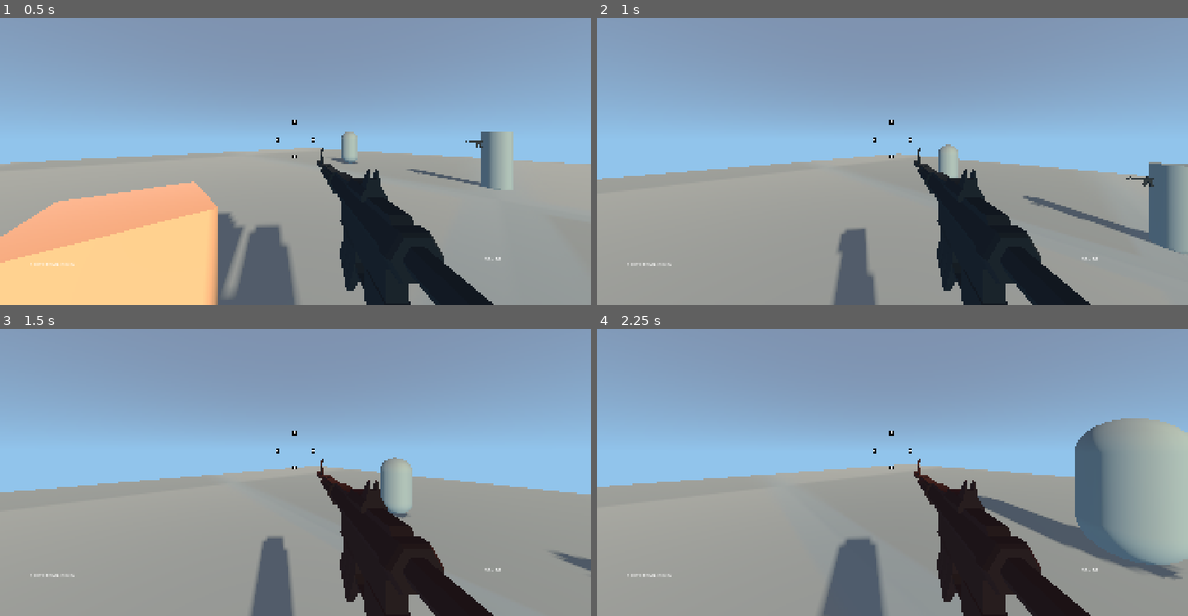
Above: before the commit, frames 1-4 (two rows, left to right).
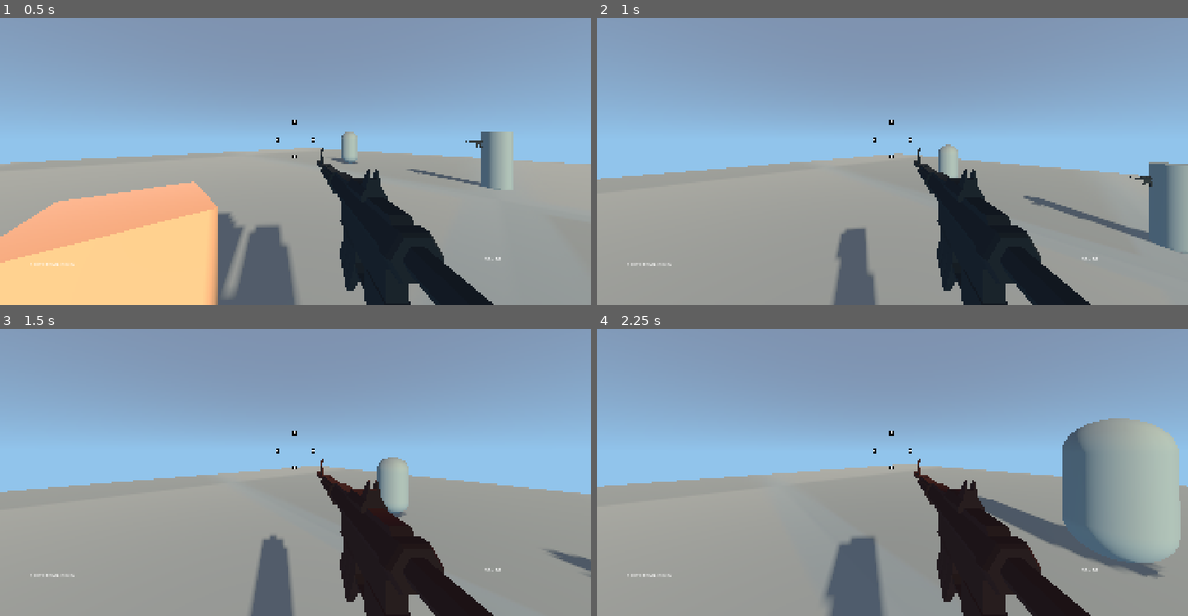
Above: after the commit, the same moments.

Repository: coreyames/my-fps-template
Game: Godot game, scene res://scenes/world_root.tscn
Two runs of this game, one before a commit and one after it. Both use one fixed random seed, a clock stepped at 60 frames per second and the inputs below.
Inputs (mouse positions are in pixels of both pictures, inside the frame that each line leads up to):
- Up to frame 1 (0.5 s): no input
- Up to frame 2 (1 s): tap Enter at 0.5 s; move the mouse to (922, 138) at 0.52 s; hold W (fwd) from 0.53 s (still down); tap S (bwd) at 0.6 s; tap Space (jump) at 0.77 s
- Up to frame 3 (1.5 s): keep holding W (fwd); move the mouse to (265, 452) at 1.27 s; tap Q (switch_equipped) at 1.35 s
- Up to frame 4 (2.25 s): keep holding W (fwd); tap Space (jump) at 1.52 s; move the mouse to (904, 443) at 2.02 s; click (904, 443) at 2.1 s

Frame 1 is identical in both runs. In frame 2, 0.1% of the frame differs, in the area x 0-100%, y 47-85%; in frame 3, 0.5%; in frame 4, 4.5%, in the area x 1-100%, y 31-100%.

Commit message:
messing with air physics; disabled control after jump, added air decel

Diff:
--- a/project.godot
+++ b/project.godot
@@ -17,6 +17,7 @@
 config/name="fps-bare-bones"
 run/main_scene="uid://djqwn6k0ocdt"
 config/features=PackedStringArray("4.6", "Forward Plus")
+run/max_fps=144
 
 [autoload]
 
@@ -91,3 +92,7 @@
 "events": [Object(InputEventKey,"resource_local_to_scene":false,"resource_name":"","device":-1,"window_id":0,"alt_press …(192 unchanged characters)…
 ]
 }
+
+[physics]
+
+common/physics_ticks_per_second=120
--- a/scenes/entity/actors/pc.gd
+++ b/scenes/entity/actors/pc.gd
@@ -6,6 +6,8 @@
 
 const SPEED: float = 5.0
 const JUMP_VELOCITY: float = 4.5
+const AIR_DECEL_START: float = 1.0/(SPEED*SPEED*10*10)
+var decel: float = SPEED
 var is_ready_jump: bool = true
 var is_directed: bool = false
 var was_airborne: bool = false
@@ -72,19 +74,22 @@
 	if Input.is_action_just_pressed("use") && equipped != null:
 		equipped.use(get_viewport().get_camera_3d().project_ray_normal(Vector2(1920.0/2, 1080.0/2)))
 
-	if direction:
+	if direction && is_on_floor():
 		if !is_directed:
 			is_directed = true
 		velocity.x = direction.x * SPEED
 		velocity.z = direction.z * SPEED
-		if is_on_floor():
-			walking_sound(true)
+		walking_sound(true)
 	else:
 		if is_directed:
 			is_directed = false
 			walking_sound(false)
-		velocity.x = move_toward(velocity.x, 0, SPEED)
-		velocity.z = move_toward(velocity.z, 0, SPEED)
+		if is_on_floor():
+			decel = SPEED
+		else:
+			decel = AIR_DECEL_START
+		velocity.x = move_toward(velocity.x, 0, decel)
+		velocity.z = move_toward(velocity.z, 0, decel)
 
 	if (move_and_slide()):
 		handle_collisions()
@@ -102,7 +107,6 @@
 			remove_child(console_node)
 			is_console_open = false
 			return
-
 	else:
 		if event is InputEventKey:
 			if event.is_action_pressed('cancel'):
